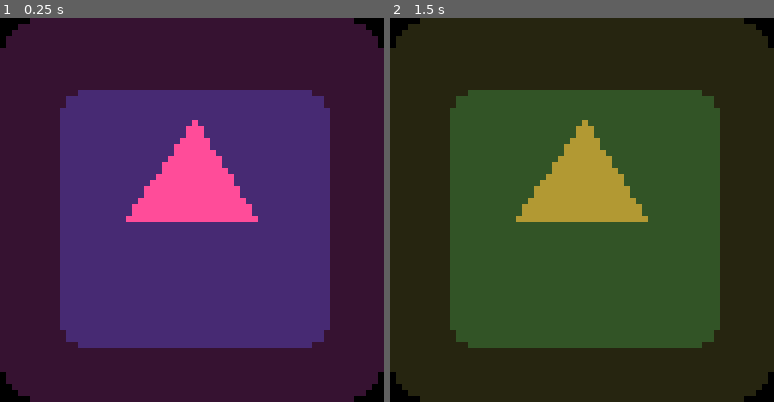
Above: before the commit, frames 1-2 (left to right).
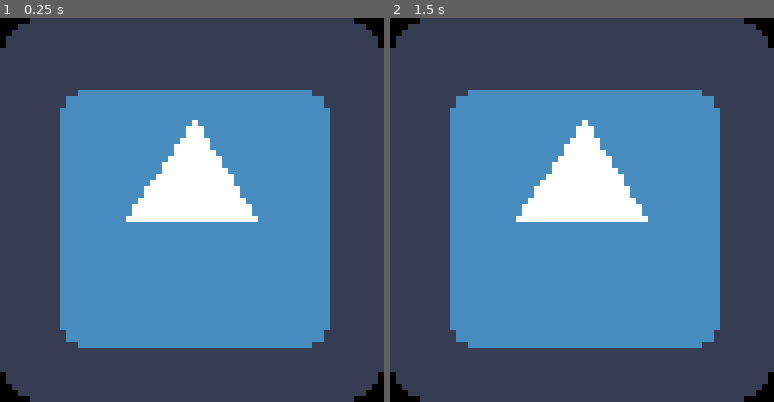
Above: after the commit, the same moments.

Repository: DOGamedev5/LodrofoPet
Game: Godot game, scene res://main.tscn
Two runs of this game, one before a commit and one after it. Both use one fixed random seed, a clock stepped at 60 frames per second and the inputs below. The engine's default icon, where the game draws it, is replaced by a stand-in: a white triangle on a blue panel in a dark square.
Inputs (mouse positions are in pixels of both pictures, inside the frame that each line leads up to):
- Up to frame 1 (0.25 s): no input
- Up to frame 2 (1.5 s): tap Enter at 0.5 s; move the mouse to (666, 190) at 0.52 s; click (666, 190) at 0.67 s; tap Space at 1.25 s; move the mouse to (505, 229) at 1.27 s; click (505, 229) at 1.42 s

The runs differ from the first frame. In frame 1, 99% of the frame differs, in the area x 0-100%, y 0-100%; in frame 2, 99%.

Commit message:
testing some features on windos

Diff:
--- a/pet/scripts/FALL.gd
+++ b/pet/scripts/FALL.gd
@@ -2,7 +2,7 @@
 
 
 func enter(_ls):
-	parent.modulate = Color(0.3, 0.6, 0.9)
+
 	pass
 
 func process_physics(_delta):
--- a/pet/scripts/GRAB.gd
+++ b/pet/scripts/GRAB.gd
@@ -1,7 +1,7 @@
 extends State
 
 func enter(_ls):
-	parent.modulate = Color(0.7, 0.6, 0.2)
+
 	parent.direction = Vector2.ZERO
 
 func physics_process(_delta):
--- a/pet/scripts/IDLE.gd
+++ b/pet/scripts/IDLE.gd
@@ -2,10 +2,9 @@
 
 onready var time := $Timer
 
-var nextState := ["WALK", "JUMP", "WALK", "WALK", "WALK"]
+var nextState := ["WALK", "JUMP", "WALK", "WALK", "JUMP"]
 
 func enter(_ls):
-	parent.modulate = Color(1, 0.3, 0.6)
 	parent.direction.x = 0
 	time.wait_time = rand_range(2, 5)
 	time.start()
--- a/pet/scripts/JUMP.gd
+++ b/pet/scripts/JUMP.gd
@@ -2,7 +2,6 @@
 
 
 func enter(_ls):
-	parent.modulate = Color(0.3, 1, 0.1)
 	parent.direction.x = 1 - ((randi() % 2) * 2)
 
 	var movement : Vector2 = Vector2.DOWN * parent.jump_force * rand_range(0.3, 1.2)
--- a/pet/scripts/WALK.gd
+++ b/pet/scripts/WALK.gd
@@ -2,10 +2,9 @@
 
 onready var time := $Timer
 
-var nextState := ["IDLE", "JUMP", "IDLE", "IDLE", "WALK", "WALK"]
+var nextState := ["IDLE", "JUMP", "IDLE", "IDLE", "JUMP", "WALK"]
 
 func enter(_ls):
-	parent.modulate = Color(0.8, 0.6, 0.9)
 	parent.direction.x = 1 - ((randi() % 2) * 2)
 
 	time.wait_time = rand_range(0.5, 12)
--- a/project.godot
+++ b/project.godot
@@ -39,12 +39,14 @@
 window/size/resizable=false
 window/size/borderless=true
 window/size/always_on_top=true
+window/dpi/allow_hidpi=true
 window/per_pixel_transparency/allowed=true
 window/per_pixel_transparency/enabled=true
 
 [gui]
 
 common/drop_mouse_on_gui_input_disabled=true
+theme/use_hidpi=true
 
 [physics]
 
